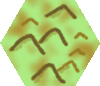
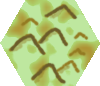
Revision of a layered 100x86 image; what changed, layer by layer:
painted on "hex.jpg" over [0, 0, 99, 86]
